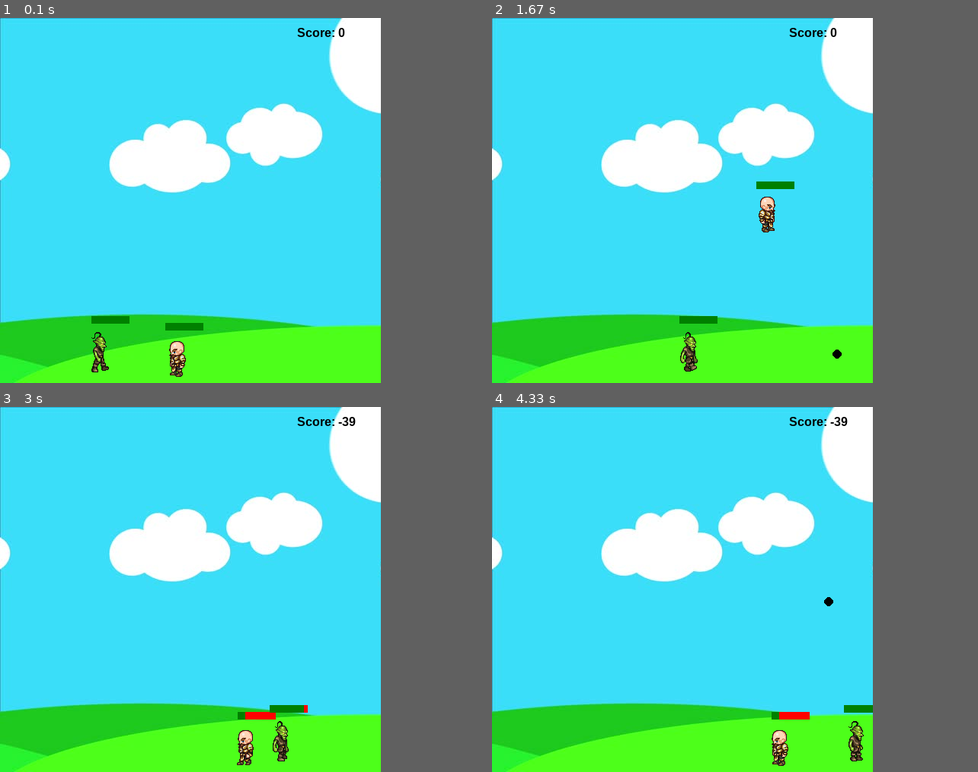
Above: before the commit, frames 1-4 (two rows, left to right).
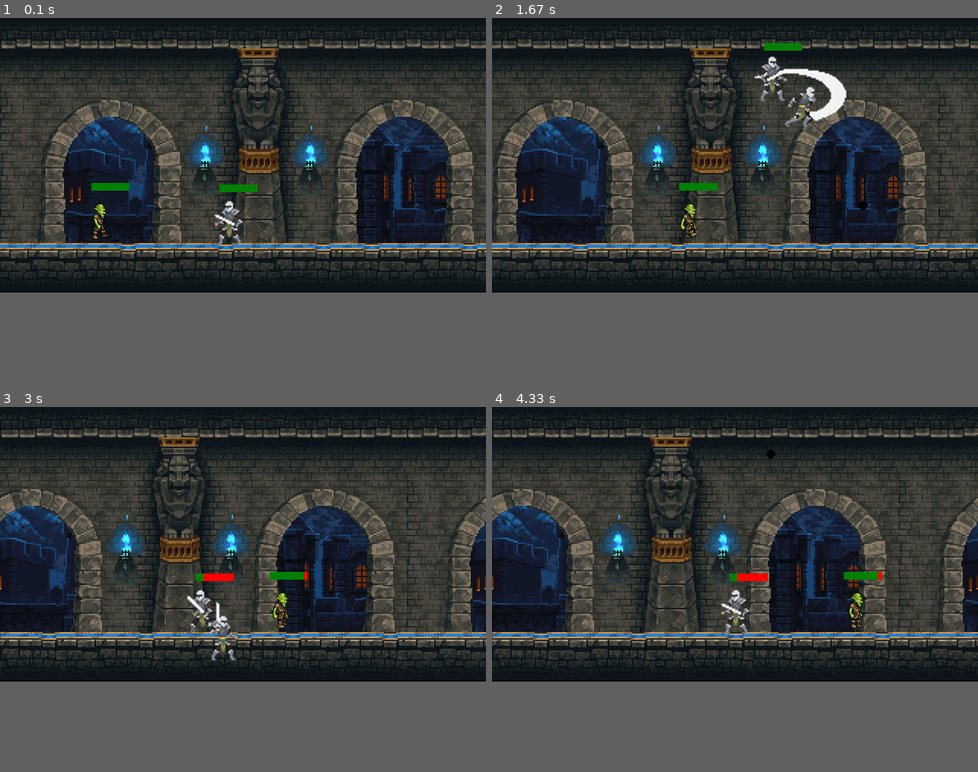
Above: after the commit, the same moments.

Repository: JonathanWang18/2DPythonGame
Game: pygame game, started from pygametest2/pygametest.py
The game is run twice, just before and just after one commit, with the same random seed, the same clock (stepped at 60 frames per second) and the same inputs.
Inputs:
- Up to frame 1 (0.1 s): no input
- Up to frame 2 (1.67 s): hold Z 0.33-0.8 s; hold Right 0.33-0.8 s; hold Right 0.83-1.3 s; tap Z at 0.9, 1.2, 1.4 s; tap Space at 0.98 s; hold Up 1.33-1.63 s
- Up to frame 3 (3 s): hold Right 1.67-2.13 s; tap Z at 1.73, 2.03, 2.23, 2.53, 2.8 s; hold Left 2.17-2.7 s; tap Space at 2.32 s; hold Left from 2.73 s (still down)
- Up to frame 4 (4.33 s): tap Z at 3.1, 3.23, 3.63, 3.93, 4.3 s; release Left at 3.13 s; hold Up 3.17-3.53 s; hold Right 3.57-4.2 s; tap Space at 3.72 s; hold Left from 4.23 s (still down)
In our replay, the window is 500x480 before the commit and 638x361 after it. These sizes can differ from the game's own. Grey fills any space a smaller window leaves; there, only what the larger window draws over its background counts as a difference.

The runs differ from the first frame. In frame 1, 79% of the frame differs, in the area x 0-100%, y 0-100%; in frame 2, 78%; in frame 3, 77%; in frame 4, 78%.

Commit message:
made attacking animation kind of functional

Diff:
--- a/pygametest2/pygametest.py
+++ b/pygametest2/pygametest.py
@@ -2,25 +2,29 @@
 
 pygame.init()
 
-win = pygame.display.set_mode((500, 480))
+win = pygame.display.set_mode((638, 361))
 
 pygame.display.set_caption("First Game")
 
-walkRight = [pygame.image.load('Images/R1.png'), pygame.image.load('Images/R2.png'),
-                 pygame.image.load('Images/R3.png'),
-                 pygame.image.load('Images/R4.png'), pygame.image.load('Images/R5.png'),
-                 pygame.image.load('Images/R6.png'),
-                 pygame.image.load('Images/R7.png'), pygame.image.load('Images/R8.png'),
-                 pygame.image.load('Images/R9.png')]
-walkLeft = [pygame.image.load('Images/L1.png'), pygame.image.load('Images/L2.png'),
-                pygame.image.load('Images/L3.png'),
-                pygame.image.load('Images/L4.png'), pygame.image.load('Images/L5.png'),
-                pygame.image.load('Images/L6.png'),
-                pygame.image.load('Images/L7.png'), pygame.image.load('Images/L8.png'),
-                pygame.image.load('Images/L9.png')]
-
-bg = pygame.image.load('bg.jpg')
-char = pygame.image.load('Images/standing.png')
+attack1 = [pygame.image.load('NewImages/attack1_1.png'), pygame.image.load('NewImages/attack1_2.png'),
+             pygame.image.load('NewImages/attack1_3.png'), pygame.image.load('NewImages/attack1_4.png'),
+             pygame.image.load('NewImages/attack1_5.png'), pygame.image.load('NewImages/attack1_6.png')]
+
+walkRight = [pygame.image.load('NewImages/ready_1.png'), pygame.image.load('NewImages/run_1.png'),
+             pygame.image.load('NewImages/run_2.png'), pygame.image.load('NewImages/run_3.png'),
+             pygame.image.load('NewImages/run_4.png'), pygame.image.load('NewImages/run_5.png'),
+             pygame.image.load('NewImages/run_6.png'),]
+walkLeft = [pygame.image.load('NewImages/lready_1.png'), pygame.image.load('NewImages/lrun_1.png'),
+            pygame.image.load('NewImages/lrun_2.png'), pygame.image.load('NewImages/lrun_3.png'),
+             pygame.image.load('NewImages/lrun_4.png'), pygame.image.load('NewImages/lrun_5.png'),
+            pygame.image.load('NewImages/lrun_6.png'),]
+
+bg = pygame.image.load('NewImages/bg.gif').convert()
+bgx = 0
+bgx2 = bg.get_width()
+
+
+char = pygame.image.load('NewImages/ready_1.png')
 
 clock = pygame.time.Clock()
 
@@ -32,16 +36,18 @@
         self.y = y
         self.width = width
         self.height = height
-        self.vel = 5
+        self.vel = 0
         self.isJump = False
         self.left = False
         self.right = False
+        self.attackCount = 0
         self.walkCount = 0
         self.jumpCount = 10
         self.standing = True
-        self.hitbox = (self.x + 17, self.y + 11, 29, 52)
+        self.hitbox = (self.x + 38, self.y + 24, 32, 60)
         self.health = 10
         self.visible = True
+        self.attacking = False
 
     def hit(self):
         if self.health > 0:
@@ -50,11 +56,17 @@
             self.visible = False
         pass
 
+
     def draw(self, win):
         if self.visible:
-            if self.walkCount + 1 >= 27:
-                self.walkCount = 0
-
+            if self.attackCount + 1 >= 18:
+                self.attackCount = 0
+                self.attacking = False
+            if self.walkCount + 1 >= 21:
+                self.walkCount = 0
+            if self.attacking:
+                win.blit(attack1[self.attackCount // 3], (self.x, self.y))
+                self.attackCount += 1
             if not (self.standing):
                 if self.left:
                     win.blit(walkLeft[self.walkCount // 3], (self.x, self.y))
@@ -69,7 +81,7 @@
                     win.blit(walkLeft[0], (self.x, self.y))
             pygame.draw.rect(win, (255, 0, 0), (self.hitbox[0], self.hitbox[1] - 20, 50, 10))
             pygame.draw.rect(win, (0, 128, 0), (self.hitbox[0], self.hitbox[1] - 20, 50 - ((50 / 10) * (10 - self.health)), 10))
-            self.hitbox = (self.x + 17, self.y + 11, 29, 52)
+            self.hitbox = (self.x + 38, self.y + 24, 32, 60)
             #pygame.draw.rect(win, (255, 0, 0), self.hitbox, 2)
 
 
@@ -111,7 +123,7 @@
             else:
                 win.blit(self.walkLeft[self.walkCount // 3], (self.x, self.y))
                 self.walkCount += 1
-            pygame.draw.rect(win, (255, 0, 0), (self.hitbox[0], self.hitbox[1]- 20, 50, 10))
+            pygame.draw.rect(win, (255, 0, 0), (self.hitbox[0], self.hitbox[1] - 20, 50, 10))
             pygame.draw.rect(win, (0, 128, 0), (self.hitbox[0], self.hitbox[1] - 20, 50 - ((50/10) * (10 - self.health)), 10))
             self.hitbox = (self.x + 17, self.y + 2, 31, 57)
             #pygame.draw.rect(win, (255, 0, 0), self.hitbox, 2)
@@ -150,9 +162,8 @@
         pygame.draw.circle(win, self.color, (self.x, self.y), self.radius)
 
 def redrawGameWindow():
-    win.blit(bg, (0, 0))
-    text = font.render('Score: ' + str(score), 1, (0, 0, 0))
-    win.blit(text, (390, 10))
+    win.blit(bg, (bgx, 0))
+    win.blit(bg, (bgx2, 0))
     man.draw(win)
     goblin.draw(win)
     for bullet in bullets:
@@ -162,10 +173,13 @@
 
 # mainloop
 font = pygame.font.SysFont('arialblack', 15, True)
-man = player(200, 410, 64, 64)
-goblin = enemy(100, 410, 64, 64, 450)
+man = player(250, 215, 64, 64)
+goblin = enemy(100, 235, 64, 64, 450)
 shootLoop = 0
 bullets = []
+currentnbgxpos = 0 - bg.get_width()
+currentbgxpos = 0
+currentbgx2pos = bg.get_width()
 run = True
 while run:
     clock.tick(27)
@@ -207,20 +221,22 @@
             bullets.append(
                 projectile(round(man.x + man.width // 2), round(man.y + man.height // 2), 6, (0, 0, 0), facing))
         shootLoop = 1
-
-    if keys[pygame.K_LEFT] and man.x > man.vel:
-        man.x -= man.vel
+    if keys[pygame.K_z]:
+        man.attacking = True
+    if keys[pygame.K_LEFT]:
+        man.vel = -5
         man.left = True
         man.right = False
         man.standing = False
-    elif keys[pygame.K_RIGHT] and man.x < 500 - man.width - man.vel:
-        man.x += man.vel
+    elif keys[pygame.K_RIGHT]:
+        man.vel = 5
         man.right = True
         man.left = False
         man.standing = False
     else:
         man.standing = True
         man.walkCount = 0
+        man.vel = 0
 
     if not (man.isJump):
         if keys[pygame.K_UP]:
@@ -237,6 +253,27 @@
             man.isJump = False
             man.jumpCount = 10
 
+    man.x += man.vel
+
+    if man.x < 5:
+        man.x = 5
+    if man.x > 318:
+        man.x = 319
+    if man.x > 318 and (keys[pygame.K_RIGHT]):
+        man.x = 319
+        bgx -= 4
+        bgx2 -= 4
+        currentbgxpos = bgx
+        currentbgx2pos = bgx2
+
+
+    bgx = currentbgxpos
+    bgx2 = currentbgx2pos
+
+    if bgx < bg.get_width() * -1:
+        bgx = bg.get_width()
+    if bgx2 < bg.get_width() * -1:
+        bgx2 = bg.get_width()
     redrawGameWindow()
 
 pygame.quit()
Binary file added: pygametest2/NewImages/attack1_1.png
Binary file added: pygametest2/NewImages/attack1_2.png
Binary file added: pygametest2/NewImages/attack1_3.png
Binary file added: pygametest2/NewImages/attack1_4.png
Binary file added: pygametest2/NewImages/attack1_5.png
Binary file added: pygametest2/NewImages/attack1_6.png
Binary file added: pygametest2/NewImages/attack4_1.png
Binary file added: pygametest2/NewImages/attack4_2.png
Binary file added: pygametest2/NewImages/attack4_3.png
Binary file added: pygametest2/NewImages/attack4_4.png
Binary file added: pygametest2/NewImages/attack4_5.png
Binary file added: pygametest2/NewImages/attack4_6.png
(and 36 more such lines)
